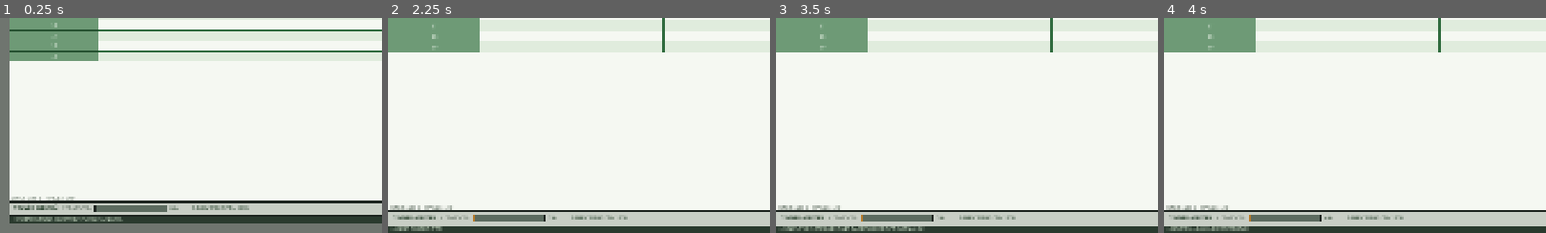
Above: before the commit, frames 1-4 (left to right).
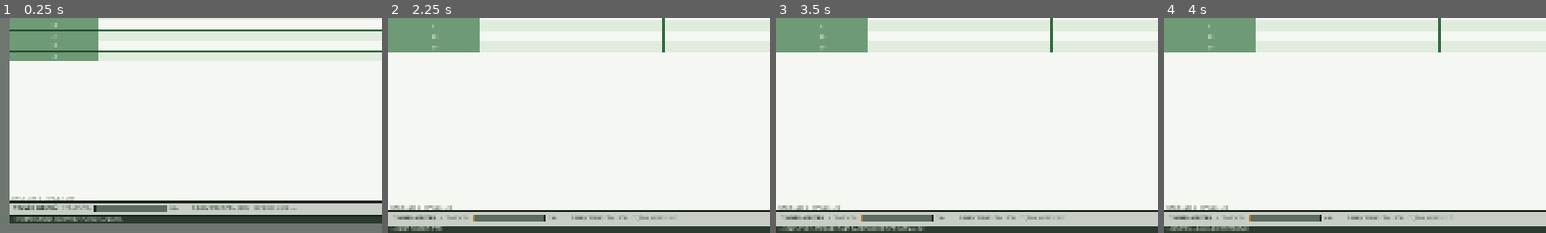
Above: after the commit, the same moments.

Repository: idlersgenii/Global-Optimization-Inc
Game: Godot game, scene res://scenes/MainDashboard.tscn
The game is run twice, just before and just after one commit, with the same random seed, the same clock (stepped at 60 frames per second) and the same inputs.
Inputs:
- Up to frame 1 (0.25 s): no input
- Up to frame 2 (2.25 s): click "УСКОРИТЬ ПОМОЛ ЗЁРЕН" at 0.5 s; click "—" at 1.25 s; click "□" at 2 s
- Up to frame 3 (3.5 s): click "×" at 2.75 s
- Up to frame 4 (4 s): click "ФАЙЛ" at 3.5 s
The pictures show only the part of the screen within x 0-50%, y 50-100%; the shares and areas given below are measured in that part.

The runs differ from the first frame. In frame 1, 0.2% of the frame differs, in the area x 66-78%, y 87-90%; in frame 2, 0.1%; in frame 3, 0.1%; in frame 4, less than 0.1%.

Commit message:
feat: add passive fatigue recovery after idle time

Diff:
--- a/autoload/game_state.gd
+++ b/autoload/game_state.gd
@@ -17,12 +17,14 @@
 ## Fatigue only grows for this many one-second ticks after a grind click.
 ## Re-clicking during the window restarts the countdown instead of stacking it.
 const FATIGUE_CLICK_WINDOW_TICKS: int = 5
-## Cheer recovery is rolled in this range; upgrades will widen it later.
-const CHEER_RECOVERY_MIN: float = 10.0
-const CHEER_RECOVERY_MAX: float = 30.0
-## Recovery speed in percentage points per second. The time to reach the target
-## is (current fatigue - target) / rate, so clicks during recovery extend it.
-const CHEER_RECOVERY_RATE: float = 5.0
+## Natural fatigue recovery stays at zero while the player works and turns on
+## after this many seconds without a manual grind click. Upgrades will shorten
+## the wait later.
+const NATURAL_RECOVERY_IDLE_SEC: float = 30.0
+## Percentage points of fatigue recovered per second while resting. The cheer
+## button permanently raises this rate; upgrades will raise both values later.
+const NATURAL_RECOVERY_BASE: float = 0.5
+const CHEER_RECOVERY_BONUS_STEP: float = 1.0
 const CHEER_BASE_COST: float = 5.0
 ## Every rapid cheer raises the next price by this step (temporary surcharge).
 const CHEER_COST_STEP: float = 5.0
@@ -50,17 +52,25 @@
 ## Intern Alexey: fatigue fills after clicks; at 100 % his efficiency halves.
 var intern_fatigue: float = 0.0
 var intern_efficiency: float = 1.0
+## Extra percentage points per second added to natural recovery by cheering.
+var natural_recovery_bonus: float = 0.0
 
 ## One-second ticks left in the post-click fatigue window.
 var _fatigue_window_ticks: int = 0
-## Gradual cheer recovery: fatigue moves toward this threshold while active.
-var _fatigue_recovery_target: float = 0.0
-var _fatigue_recovery_active: bool = false
+## Engine time (msec) of the last manual grind click.
+var _last_activity_msec: int = 0
+## Cached natural-recovery state, used to emit edge-triggered changes.
+var _natural_recovery_active: bool = false
 ## Engine time (msec) when the cheer cooldown expires.
 var _cheer_ready_at_msec: int = 0
 ## Temporary cheer-price surcharge: steps and the time it wears off.
 var _cheer_overuse_steps: int = 0
 var _cheer_overuse_until_msec: int = 0
+
+
+func _ready() -> void:
+	_last_activity_msec = Time.get_ticks_msec()
+
 
 # --- Coffee coins ----------------------------------------------------------
 
@@ -103,6 +113,7 @@
 ## increments the cup counter and broadcasts the result through SignalBus.
 ## Returns the reward so the UI can show floating feedback.
 func grind_coffee() -> float:
+	register_activity()
 	var reward := maxf(click_multiplier * intern_efficiency, 0.0)
 	if reward <= 0.0:
 		return 0.0
@@ -119,28 +130,75 @@
 
 # --- Intern fatigue --------------------------------------------------------
 
-## Per-frame driver for gradual cheer recovery. Recovery is rate-based, so a
-## larger gap to the target simply takes longer; click-driven fatigue ticks
-## keep running in parallel and are reflected in the bar immediately.
+## Per-frame passive recovery. It only runs after NATURAL_RECOVERY_IDLE_SEC
+## without manual work; any grind click drops the current rate back to zero.
 func _process(delta: float) -> void:
-	if not _fatigue_recovery_active:
-		return
-
-	if intern_fatigue > _fatigue_recovery_target:
-		intern_fatigue = maxf(
-			intern_fatigue - CHEER_RECOVERY_RATE * delta,
-			_fatigue_recovery_target
-		)
-		_sync_efficiency_with_fatigue()
-		SignalBus.fatigue_changed.emit(intern_fatigue)
-
-	if intern_fatigue <= _fatigue_recovery_target:
-		_finish_fatigue_recovery()
+	var active := is_natural_recovery_active()
+	if active != _natural_recovery_active:
+		_natural_recovery_active = active
+		SignalBus.natural_recovery_changed.emit(get_natural_recovery_rate(), active)
+
+	if not active:
+		return
+
+	intern_fatigue = maxf(
+		intern_fatigue - get_natural_recovery_rate() * delta,
+		0.0
+	)
+	SignalBus.fatigue_changed.emit(intern_fatigue)
+	_sync_efficiency_with_fatigue()
+
+
+## Called on every manual grind click. Any activity resets natural recovery
+## to zero and restarts the full idle wait.
+func register_activity() -> void:
+	_last_activity_msec = Time.get_ticks_msec()
+	if _natural_recovery_active:
+		_natural_recovery_active = false
+		SignalBus.natural_recovery_changed.emit(0.0, false)
+
+
+## True while Alexey is tired and has been left alone long enough.
+func is_natural_recovery_active() -> bool:
+	return intern_fatigue > 0.0 and get_idle_seconds_remaining() <= 0.0
+
+
+## Current recovery rate in percentage points per second; zero while working
+## or before the idle threshold is reached.
+func get_natural_recovery_rate() -> float:
+	if not is_natural_recovery_active():
+		return 0.0
+	return get_natural_recovery_potential_rate()
+
+
+## Rate that applies once the idle wait is over: base plus cheer bonuses.
+func get_natural_recovery_potential_rate() -> float:
+	return NATURAL_RECOVERY_BASE + natural_recovery_bonus
+
+
+## Seconds since the last manual grind click.
+func get_idle_seconds() -> float:
+	return maxf(float(Time.get_ticks_msec() - _last_activity_msec) / 1000.0, 0.0)
+
+
+## Seconds left before natural recovery turns on.
+func get_idle_seconds_remaining() -> float:
+	return maxf(NATURAL_RECOVERY_IDLE_SEC - get_idle_seconds(), 0.0)
+
+
+## Advances Alexey's fatigue. Crossing 100 % halves his efficiency and fires
+## a one-shot exhaustion event for UI feedback.
+func add_fatigue(amount: float) -> void:
+	if amount <= 0.0:
+		return
+
+	intern_fatigue = clampf(intern_fatigue + amount, 0.0, FATIGUE_MAX)
+	SignalBus.fatigue_changed.emit(intern_fatigue)
+	_sync_efficiency_with_fatigue()
 
 
 ## Keeps the exhaustion penalty in sync with the current fatigue. Efficiency
-## also recovers gradually: it flips back to 100 % as soon as the bar drops
-## below the maximum.
+## returns to 100 % as soon as natural recovery drops the bar below maximum.
 func _sync_efficiency_with_fatigue() -> void:
 	var exhausted := intern_fatigue >= FATIGUE_MAX
 	var next_efficiency := EXHAUSTED_EFFICIENCY if exhausted else 1.0
@@ -153,25 +211,6 @@
 		SignalBus.intern_exhausted.emit()
 
 
-## Stops the recovery loop and tells the UI to hide the target marker.
-func _finish_fatigue_recovery() -> void:
-	_fatigue_recovery_active = false
-	_fatigue_recovery_target = 0.0
-	SignalBus.fatigue_recovery_changed.emit(0.0, false)
-	SignalBus.fatigue_recovery_finished.emit()
-
-
-## Advances Alexey's fatigue. Crossing 100 % halves his efficiency and fires
-## a one-shot exhaustion event for UI feedback.
-func add_fatigue(amount: float) -> void:
-	if amount <= 0.0:
-		return
-
-	intern_fatigue = clampf(intern_fatigue + amount, 0.0, FATIGUE_MAX)
-	SignalBus.fatigue_changed.emit(intern_fatigue)
-	_sync_efficiency_with_fatigue()
-
-
 ## Called once per second by the fatigue UI timer. Fatigue only grows while
 ## a post-click window is active, so an idle player never gets tired.
 func tick_fatigue() -> void:
@@ -182,30 +221,6 @@
 	add_fatigue(FATIGUE_PER_TICK)
 
 
-## True while a cheer is gradually pulling fatigue down to its target.
-func is_fatigue_recovering() -> bool:
-	return _fatigue_recovery_active
-
-
-## Absolute fatigue threshold the active recovery is moving toward.
-func get_fatigue_recovery_target() -> float:
-	return _fatigue_recovery_target
-
-
-## Recovery speed in percentage points per second.
-func get_fatigue_recovery_rate() -> float:
-	return CHEER_RECOVERY_RATE
-
-
-## Estimated seconds until the current target is reached. Recovery is
-## rate-based, so this is (fatigue - target) / rate and grows whenever the
-## player keeps clicking and adding fatigue during recovery.
-func get_fatigue_recovery_remaining() -> float:
-	if not _fatigue_recovery_active:
-		return 0.0
-	return maxf(intern_fatigue - _fatigue_recovery_target, 0.0) / CHEER_RECOVERY_RATE
-
-
 ## How many seconds remain before "Подбодрить" can be used again.
 func get_cheer_cooldown_remaining() -> float:
 	var remaining_msec := _cheer_ready_at_msec - Time.get_ticks_msec()
@@ -228,44 +243,42 @@
 	return CHEER_BASE_COST + float(get_cheer_overuse_steps()) * CHEER_COST_STEP
 
 
-## True when Alexey is tired, the player can pay the current price, the
-## cooldown has expired and another cheer can still lower the threshold.
+## True when Alexey is tired, the player can pay the current price and the
+## cooldown has expired.
 func can_cheer() -> bool:
 	return (
 		intern_fatigue > 0.0
-		and not (_fatigue_recovery_active and _fatigue_recovery_target <= 0.0)
 		and coffee_coins >= get_cheer_cost()
 		and get_cheer_cooldown_remaining() <= 0.0
 	)
 
 
-## Manual intervention: "Подбодрить" spends coffee coins and sets a new
-## fatigue threshold. The bar then slides down to it at CHEER_RECOVERY_RATE,
-## so the duration follows the distance to the target instead of a fixed
-## timer. A second cheer during recovery may only lower the threshold.
-## Starts the cooldown and the overuse surcharge. Returns true on success.
+## Manual intervention: "Подбодрить" spends coffee coins and permanently
+## raises natural recovery by CHEER_RECOVERY_BONUS_STEP. Cheering again too
+## soon raises the next price for a while. Returns true on success.
 func cheer_up_intern() -> bool:
 	if not can_cheer():
 		return false
 
 	var now_msec := Time.get_ticks_msec()
 	var cost := get_cheer_cost()
-	var rolled_recovery := float(randi_range(
-		int(roundf(CHEER_RECOVERY_MIN)), int(roundf(CHEER_RECOVERY_MAX))
-	))
-	var new_target := maxf(intern_fatigue - rolled_recovery, 0.0)
-	if _fatigue_recovery_active:
-		new_target = minf(_fatigue_recovery_target, new_target)
-
-	_fatigue_recovery_target = new_target
-	_fatigue_recovery_active = true
+	natural_recovery_bonus += CHEER_RECOVERY_BONUS_STEP
 	_cheer_ready_at_msec = now_msec + int(roundf(CHEER_COOLDOWN_SEC * 1000.0))
 	_cheer_overuse_steps = mini(get_cheer_overuse_steps() + 1, CHEER_MAX_OVERUSE_STEPS)
 	_cheer_overuse_until_msec = now_msec + int(roundf(CHEER_OVERUSE_WINDOW_SEC * 1000.0))
 	spend_coffee(cost)
 
-	SignalBus.intern_cheered.emit(rolled_recovery, cost, new_target)
-	SignalBus.fatigue_recovery_changed.emit(new_target, true)
+	var recovery_active := is_natural_recovery_active()
+	_natural_recovery_active = recovery_active
+	SignalBus.natural_recovery_changed.emit(
+		get_natural_recovery_rate(),
+		recovery_active
+	)
+	SignalBus.intern_cheered.emit(
+		CHEER_RECOVERY_BONUS_STEP,
+		cost,
+		get_natural_recovery_potential_rate()
+	)
 	return true
 
 # --- Pure logic points -----------------------------------------------------
@@ -427,6 +440,7 @@
 		"click_multiplier": click_multiplier,
 		"intern_fatigue": intern_fatigue,
 		"intern_efficiency": intern_efficiency,
+		"natural_recovery_bonus": natural_recovery_bonus,
 		"current_stage": current_stage,
 	}
 
@@ -447,9 +461,10 @@
 	click_multiplier = maxf(float(data.get("click_multiplier", 1.0)), 0.0)
 	intern_fatigue = clampf(float(data.get("intern_fatigue", 0.0)), 0.0, FATIGUE_MAX)
 	intern_efficiency = EXHAUSTED_EFFICIENCY if intern_fatigue >= FATIGUE_MAX else 1.0
+	natural_recovery_bonus = maxf(float(data.get("natural_recovery_bonus", 0.0)), 0.0)
 	_fatigue_window_ticks = 0
-	_fatigue_recovery_target = 0.0
-	_fatigue_recovery_active = false
+	_last_activity_msec = Time.get_ticks_msec()
+	_natural_recovery_active = false
 	_cheer_ready_at_msec = 0
 	_cheer_overuse_steps = 0
 	_cheer_overuse_until_msec = 0
@@ -472,9 +487,10 @@
 	click_multiplier = 1.0
 	intern_fatigue = 0.0
 	intern_efficiency = 1.0
+	natural_recovery_bonus = 0.0
 	_fatigue_window_ticks = 0
-	_fatigue_recovery_target = 0.0
-	_fatigue_recovery_active = false
+	_last_activity_msec = Time.get_ticks_msec()
+	_natural_recovery_active = false
 	_cheer_ready_at_msec = 0
 	_cheer_overuse_steps = 0
 	_cheer_overuse_until_msec = 0
@@ -493,8 +509,9 @@
 	SignalBus.click_multiplier_changed.emit(click_multiplier)
 	SignalBus.fatigue_changed.emit(intern_fatigue)
 	SignalBus.intern_efficiency_changed.emit(intern_efficiency)
-	SignalBus.fatigue_recovery_changed.emit(
-		_fatigue_recovery_target,
-		_fatigue_recovery_active
+	_natural_recovery_active = is_natural_recovery_active()
+	SignalBus.natural_recovery_changed.emit(
+		get_natural_recovery_rate(),
+		_natural_recovery_active
 	)
 	SignalBus.scale_changed.emit(current_stage)
--- a/autoload/signal_bus.gd
+++ b/autoload/signal_bus.gd
@@ -44,9 +44,8 @@
 signal fatigue_changed(new_value: float)
 signal intern_efficiency_changed(new_efficiency: float)
 signal intern_exhausted()
-signal intern_cheered(recovery: float, cost: float, target: float)
-signal fatigue_recovery_changed(target: float, active: bool)
-signal fatigue_recovery_finished()
+signal intern_cheered(boost: float, cost: float, natural_rate: float)
+signal natural_recovery_changed(rate: float, active: bool)
 signal employee_hired(employee_id: StringName)
 signal employee_fired(employee_id: StringName)
 signal employee_state_changed(employee_id: StringName, state: StringName)
--- a/scenes/FatigueComponent.tscn
+++ b/scenes/FatigueComponent.tscn
@@ -30,15 +30,6 @@
 show_percentage = false
 theme_type_variation = &"FatigueBar"
 
-[node name="TargetMarker" type="ColorRect" parent="Layout/FatigueBar"]
-unique_name_in_owner = true
-visible = false
-layout_mode = 0
-offset_right = 3.0
-offset_bottom = 16.0
-mouse_filter = 2
-color = Color(0.08, 0.11, 0.09, 1)
-
 [node name="FatiguePercent" type="Label" parent="Layout"]
 unique_name_in_owner = true
 custom_minimum_size = Vector2(44, 0)
@@ -51,6 +42,12 @@
 layout_mode = 2
 theme_type_variation = &"FatigueLabel"
 text = "ЭФФЕКТИВНОСТЬ: 100%"
+
+[node name="RecoveryLabel" type="Label" parent="Layout"]
+unique_name_in_owner = true
+layout_mode = 2
+theme_type_variation = &"MutedLabel"
+text = "РЕГЕНЕРАЦИЯ: —"
 
 [node name="Spacer" type="Control" parent="Layout"]
 layout_mode = 2
@@ -77,7 +74,7 @@
 custom_minimum_size = Vector2(0, 26)
 layout_mode = 2
 focus_mode = 0
-tooltip_text = "Восстановить 10–30% усталости за 5 CR. Скорость 5%/с"
+tooltip_text = "Повысить естественное восстановление на +1%/с за 5 CR"
 text = "ПОДБОДРИТЬ · 5 CR"
 
 [node name="FatigueTimer" type="Timer" parent="."]
--- a/scripts/fatigue_component.gd
+++ b/scripts/fatigue_component.gd
@@ -4,18 +4,13 @@
 ## The component owns only presentation and the one-second Timer. Fatigue
 ## mutations live in GameState and come back through SignalBus, so the UI
 ## never polls game state directly. Fatigue only grows during the short
-## post-click window that GameState opens on every manual grind.
-##
-## A cheer does not snap fatigue down. It sets an absolute threshold that
-## GameState approaches at a fixed percentage-per-second rate; the vertical
-## marker on the bar shows that threshold while recovery is running.
-
-const TARGET_MARKER_WIDTH: float = 3.0
+## post-click window that GameState opens on every manual grind, and it recovers
+## slowly again after a longer period without clicking.
 
 @onready var _fatigue_bar: ProgressBar = %FatigueBar
-@onready var _target_marker: ColorRect = %TargetMarker
 @onready var _fatigue_percent: Label = %FatiguePercent
 @onready var _efficiency_label: Label = %EfficiencyLabel
+@onready var _recovery_label: Label = %RecoveryLabel
 @onready var _warning_icon: TextureRect = %WarningIcon
 @onready var _warning_label: Label = %WarningLabel
 @onready var _cheer_button: Button = %CheerButton
@@ -30,19 +25,19 @@
 	SignalBus.intern_efficiency_changed.connect(_on_efficiency_changed)
 	SignalBus.intern_exhausted.connect(_on_intern_exhausted)
 	SignalBus.intern_cheered.connect(_on_intern_cheered)
-	SignalBus.fatigue_recovery_changed.connect(_on_fatigue_recovery_changed)
+	SignalBus.natural_recovery_changed.connect(_on_natural_recovery_changed)
 	SignalBus.coffee_changed.connect(_on_coffee_changed)
 	SignalBus.game_loaded.connect(_on_game_loaded)
 	SignalBus.game_reset.connect(_on_game_reset)
 	_cheer_button.pressed.connect(_on_cheer_pressed)
 	_fatigue_timer.timeout.connect(_on_fatigue_timer_timeout)
 	_cheer_state_timer.timeout.connect(_on_cheer_state_timeout)
-	_fatigue_bar.resized.connect(_update_target_marker)
 	_refresh_from_state()
 
 
 func _on_fatigue_timer_timeout() -> void:
 	GameState.tick_fatigue()
+	_refresh_recovery_state()
 
 
 func _on_cheer_pressed() -> void:
@@ -54,7 +49,6 @@
 	if (
 		GameState.get_cheer_cooldown_remaining() <= 0.0
 		and GameState.get_cheer_overuse_remaining() <= 0.0
-		and not GameState.is_fatigue_recovering()
 	):
 		_cheer_state_timer.stop()
 
@@ -74,16 +68,14 @@
 	_start_warning_blink()
 
 
-func _on_intern_cheered(_recovery: float, _cost: float, _target: float) -> void:
+func _on_intern_cheered(_boost: float, _cost: float, _natural_rate: float) -> void:
 	_cheer_state_timer.start()
 	_refresh_cheer_state()
+	_refresh_recovery_state()
 
 
-func _on_fatigue_recovery_changed(_target: float, active: bool) -> void:
-	_update_target_marker()
-	if active:
-		_cheer_state_timer.start()
-	_refresh_cheer_state()
+func _on_natural_recovery_changed(_rate: float, _active: bool) -> void:
+	_refresh_recovery_state()
 
 
 func _on_coffee_changed(_new_amount: float) -> void:
@@ -105,8 +97,7 @@
 		roundf(GameState.intern_efficiency * 100.0)
 	)
 	_apply_warning_state(GameState.intern_fatigue)
-	_update_target_marker()
-	_refresh_cheer_state()
+	_refresh_recovery_state()
 
 
 func _apply_warning_state(fatigue: float) -> void:
@@ -114,6 +105,7 @@
 	_warning_icon.visible = exhausted
 	_warning_label.visible = exhausted
 	_fatigue_bar.theme_type_variation = &"FatigueBarCritical" if exhausted else &"FatigueBar"
+	_refresh_cheer_state()
 
 	if exhausted:
 		_start_warning_blink()
@@ -121,37 +113,26 @@
 		_stop_warning_blink()
 
 
-## Places the threshold marker at the target percentage of the bar width.
-## Repositioned on recovery changes and whenever the bar itself is resized.
-func _update_target_marker() -> void:
-	var active := GameState.is_fatigue_recovering()
-	_target_marker.visible = active
-	if not active:
-		_fatigue_bar.tooltip_text = ""
+## Shows either the active passive rate or the remaining idle time before it
+## turns on. Updated once per second and when the recovery state changes.
+func _refresh_recovery_state() -> void:
+	if GameState.intern_fatigue <= 0.0:
+		_recovery_label.text = "РЕГЕНЕРАЦИЯ: —"
+		_recovery_label.tooltip_text = "Алексей полностью бодр"
 		return
 
-	var bar_width := _fatigue_bar.size.x
-	var bar_height := _fatigue_bar.size.y
-	if bar_width <= TARGET_MARKER_WIDTH or bar_height <= 0.0:
-		# Layout has not run yet; the bar's `resized` signal will retry.
-		_target_marker.visible = false
+	if GameState.is_natural_recovery_active():
+		_recovery_label.text = (
+			"РЕГЕНЕРАЦИЯ: +%s%%/С" % String.num(GameState.get_natural_recovery_rate(), 1)
+		)
+		_recovery_label.tooltip_text = "Алексей отдыхает: усталость снижается сама"
 		return
 
-	var target := GameState.get_fatigue_recovery_target()
-	var ratio := clampf(target / maxf(_fatigue_bar.max_value, 1.0), 0.0, 1.0)
-	var marker_x := clampf(
-		ratio * bar_width - TARGET_MARKER_WIDTH * 0.5,
-		0.0,
-		bar_width - TARGET_MARKER_WIDTH
-	)
-	_target_marker.position = Vector2(marker_x, 0.0)
-	_target_marker.size = Vector2(TARGET_MARKER_WIDTH, bar_height)
-	_fatigue_bar.tooltip_text = (
-		"Усталость снижается до %d%% со скоростью %d%%/с"
-		% [
-			int(roundf(target)),
-			int(roundf(GameState.get_fatigue_recovery_rate())),
-		]
+	var remaining := int(ceilf(GameState.get_idle_seconds_remaining()))
+	_recovery_label.text = "ОТДЫХ ЧЕРЕЗ %d С" % remaining
+	_recovery_label.tooltip_text = (
+		"Естественное восстановление +%s%%/с включится после %d с без ручного помола"
+		% [String.num(GameState.get_natural_recovery_potential_rate(), 1), remaining]
 	)
 
 
@@ -159,23 +140,14 @@
 	var cooldown := GameState.get_cheer_cooldown_remaining()
 	var cost_value := GameState.get_cheer_cost()
 	var cost := int(roundf(cost_value))
-	var recovery_min := int(roundf(GameState.CHEER_RECOVERY_MIN))
-	var recovery_max := int(roundf(GameState.CHEER_RECOVERY_MAX))
-	var recovery_rate := int(roundf(GameState.get_fatigue_recovery_rate()))
+	var bonus := GameState.CHEER_RECOVERY_BONUS_STEP
+	var potential_rate := GameState.get_natural_recovery_potential_rate()
 	var overuse := GameState.get_cheer_overuse_steps()
 	var overuse_left := int(ceilf(GameState.get_cheer_overuse_remaining()))
-	var recovery_active := GameState.is_fatigue_recovering()
-	var recovery_done := (
-		recovery_active and GameState.get_fatigue_recovery_target() <= 0.0
-	)
-	var recovery_target := int(roundf(GameState.get_fatigue_recovery_target()))
-	var recovery_left := int(ceilf(GameState.get_fatigue_recovery_remaining()))
 
 	var extras := ""
-	if recovery_active:
-		extras += ". Восстановление до %d%%: ещё ~%d с" % [recovery_target, recovery_left]
 	if overuse > 0:
-		extras += (
+		extras = (
 			". Цена повышена за частые перерывы (+%d CR), вернётся через %d с"
 			% [cost - int(roundf(GameState.CHEER_BASE_COST)), overuse_left]
 		)
@@ -188,9 +160,6 @@
 	elif GameState.intern_fatigue <= 0.0:
 		_cheer_button.text = "ПОДБОДРИТЬ · %d CR" % cost
 		_cheer_button.tooltip_text = "Алексей и так бодр"
-	elif recovery_done:
-		_cheer_button.text = "ПОДБОДРИТЬ · %d CR" % cost
-		_cheer_button.tooltip_text = "Алексей уже восстанавливается до 0%"
 	elif GameState.coffee_coins < cost_value:
 		_cheer_button.text = "ПОДБОДРИТЬ · %d CR" % cost
 		_cheer_button.tooltip_text = "Нужно %d CR — не хватает кофе-койнов%s" % [
@@ -199,12 +168,11 @@
 	else:
 		_cheer_button.text = "ПОДБОДРИТЬ · %d CR" % cost
 		_cheer_button.tooltip_text = (
-			"Восстановить %d–%d%% усталости за %d CR. Скорость %d%%/с, перезарядка %d с%s"
+			"Повысить естественное восстановление на +%s%%/с за %d CR. Сейчас +%s%%/с, перезарядка %d с%s"
 			% [
-				recovery_min,
-				recovery_max,
+				String.num(bonus, 1),
 				cost,
-				recovery_rate,
+				String.num(potential_rate, 1),
 				int(roundf(GameState.CHEER_COOLDOWN_SEC)),
 				extras,
 			]
--- a/scripts/main_dashboard.gd
+++ b/scripts/main_dashboard.gd
@@ -103,7 +103,7 @@
 	SignalBus.intern_efficiency_changed.connect(_on_multiplier_changed)
 	SignalBus.intern_exhausted.connect(_on_intern_exhausted)
 	SignalBus.intern_cheered.connect(_on_intern_cheered)
-	SignalBus.fatigue_recovery_finished.connect(_on_fatigue_recovery_finished)
+	SignalBus.natural_recovery_changed.connect(_on_natural_recovery_changed)
 	SignalBus.scale_changed.connect(_on_stage_changed)
 	SignalBus.game_saved.connect(_on_game_saved)
 	SignalBus.game_loaded.connect(_on_game_loaded)
@@ -303,17 +303,24 @@
 	_push_ticker("УСТАЛОСТЬ 100%: АЛЕКСЕЙ РАБОТАЕТ ВПОЛСИЛЫ")
 
 
-func _on_intern_cheered(_recovery: float, cost: float, target: float) -> void:
+func _on_intern_cheered(boost: float, cost: float, natural_rate: float) -> void:
 	_set_status(
-		"АЛЕКСЕЙ ВЗБОДРЁН: ВОССТАНОВЛЕНИЕ ДО %d%%, -%d CR"
-		% [int(roundf(target)), int(roundf(cost))]
+		"АЛЕКСЕЙ ВЗБОДРЁН: +%s%%/С К РЕГЕНЕРАЦИИ, -%d CR"
+		% [String.num(boost, 1), int(roundf(cost))]
 	)
-	_push_ticker("ПЕРЕРЫВ: УСТАЛОСТЬ СНИЗИТСЯ ДО %d%%" % int(roundf(target)))
-
-
-func _on_fatigue_recovery_finished() -> void:
-	_set_status("АЛЕКСЕЙ ВОССТАНОВИЛСЯ: УСТАЛОСТЬ %d%%" % int(roundf(GameState.intern_fatigue)))
-	_push_ticker("ПЕРЕРЫВ ОКОНЧЕН: АЛЕКСЕЙ СНОВА В СТРОЮ")
+	_push_ticker(
+		"ПЕРЕРЫВ: РЕГЕНЕРАЦИЯ +%s%%/С ЗА %d CR"
+		% [String.num(natural_rate, 1), int(roundf(cost))]
+	)
+
+
+func _on_natural_recovery_changed(rate: float, active: bool) -> void:
+	if active:
+		_set_status("АЛЕКСЕЙ ОТДЫХАЕТ: РЕГЕНЕРАЦИЯ +%s%%/С" % String.num(rate, 1))
+		_push_ticker("ПАССИВНОЕ ВОССТАНОВЛЕНИЕ: +%s%%/С" % String.num(rate, 1))
+	elif GameState.intern_fatigue <= 0.0:
+		_set_status("АЛЕКСЕЙ ОТДОХНУЛ: УСТАЛОСТЬ 0%")
+		_push_ticker("РЕГЕНЕРАЦИЯ ЗАВЕРШЕНА: АЛЕКСЕЙ ПОЛОН СИЛ")
 
 
 func _on_stage_changed(new_stage: int) -> void:
